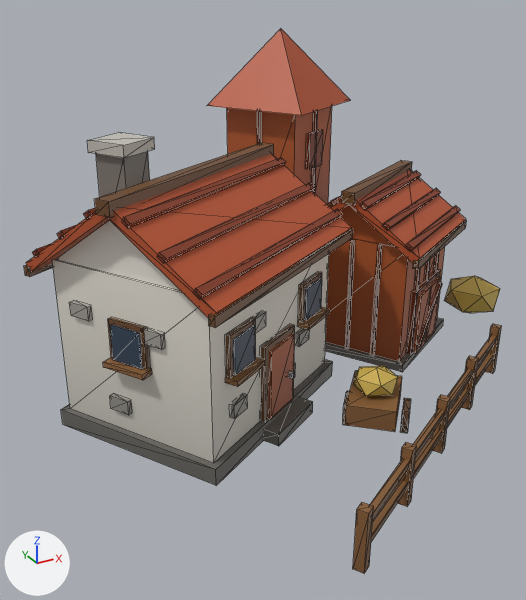
Before and after pictures for a commit that changed the glTF model art/models/building_8.glb.
The view is the same before and after, from a 50 mm camera at (-0.931, -1.487, 0.941) aimed at (-0.153, -0.072, 0.234). Arrows for +X, +Y and +Z are at lower left; the lights stay in place. The picture after the commit comes second. Mesh edges are drawn as thin lines. Vertices at exactly the same position are counted once.

The older version as bpy lines, for what is in view:
```python
me_building_8 = bpy.data.meshes.new('building_8')
me_building_8.from_pydata(...)  # 641 vertices, 970 faces; spans x -0.682..0.715, y -0.723..0.563, z -0.013..0.82
me_building_8.materials.append(mat_defaultmaterial)
ob_building_8 = bpy.data.objects.new('building_8', me_building_8)
ob_building_8.location = (0.0, 0.0, 0.0)
```
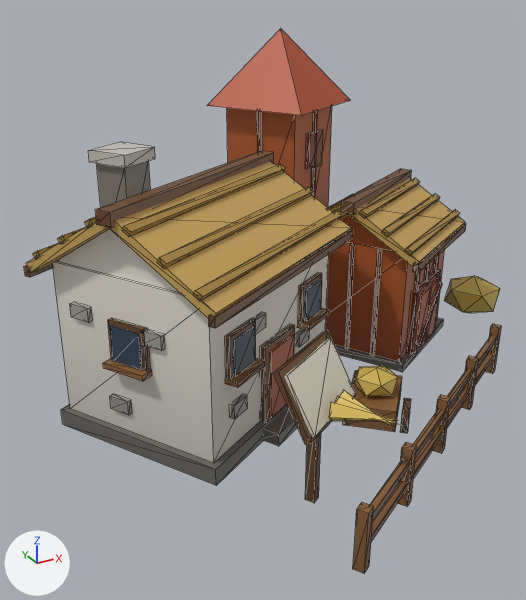
The change, as a diff of the scene's bpy script:
```diff
--- a/art/models/building_8.glb.py
+++ b/art/models/building_8.glb.py
@@ me_building_8 @@
 # used by ob_building_8; location = (0.0, 0.0, 0.0)
-me_building_8.from_pydata(...)  # 641 vertices, 970 faces; spans x -0.682..0.715, y -0.723..0.563, z -0.013..0.82
+me_building_8.from_pydata(...)  # 680 vertices, 1024 faces; spans x -0.682..0.715, y -0.723..0.563, z -0.013..0.82
+# me_building_8 part 1: 348 vertices moved from x -0.682..0.518, y -0.418..0.295, z 0.113..0.645 to x -0.682..0.518, y -0.418..0.295, z 0.112..0.625; 39 vertices added at x -0.383..-0.18, y -0.653..-0.431, z 0.0..0.324
+# me_building_8 part 2: 132 kept faces spanning x -0.677..0.508, y -0.414..0.291, z 0.301..0.54 get new vertex colours; the middle colour goes from brown #86391c to brown #a7853f
 me_building_8.materials.append(mat_defaultmaterial)
```

Where the change shows, as pixel boxes [x1, y1, x2, y2] in the pictures (526 x 600 px; the box of a moved part takes in the faces that stretch with it):
part 1 of me_building_8, moved or reshaped: before [24, 133, 467, 463]; after [24, 142, 466, 503]
part 2 of me_building_8, recoloured: before [26, 153, 460, 318]; after [26, 161, 460, 319]
